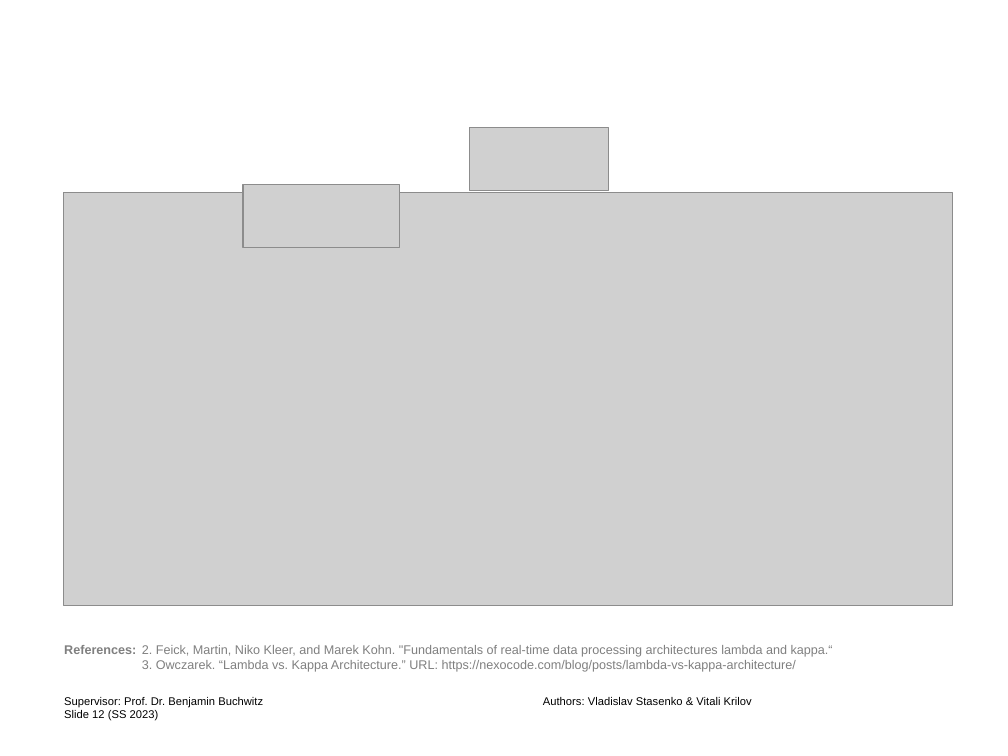
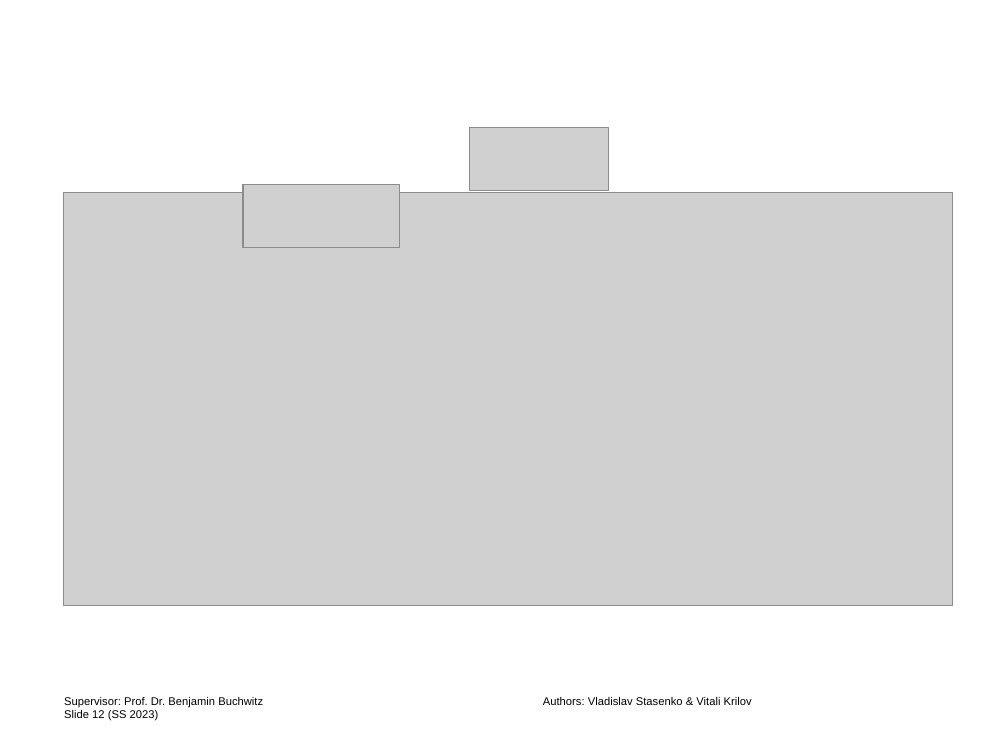
Before and after one commit to vladislabv/stream-processing, a slide deck: slide 12 of content/presentation/Presentation-Stream-Processing-Merged.pptx. Drawn at 1008x756 pixels with LibreOffice and Linux fonts; fonts in the diff are those of the drawing; grey boxes stand for pictures; background and template pictures are left out. Boxes give left, top, right and bottom in pixels: in the first picture for what was removed or moved away, otherwise in the second. Text is boxed around its words. In the diff, an @@ line names an element or a change of style, - is before the commit and + after.

```diff
--- a/content/presentation/Presentation-Stream-Processing-Merged.pptx
+++ b/content/presentation/Presentation-Stream-Processing-Merged.pptx
@@ rectangle added at (x1=64, y1=639, x2=175, y2=668), fill #FFFFFF, outline #FFFFFF 2 pt @@
@@ text removed at (x1=142, y1=645, x2=833, y2=672) @@
-2. Feick, Martin, Niko Kleer, and Marek Kohn. "Fundamentals of real-time data processing architectures lambda and kappa.“
-3. Owczarek. “Lambda vs. Kappa Architecture.” URL: https://nexocode.com/blog/posts/lambda-vs-kappa-architecture/
```
Also in this commit, not shown: 12 other slides changed.
